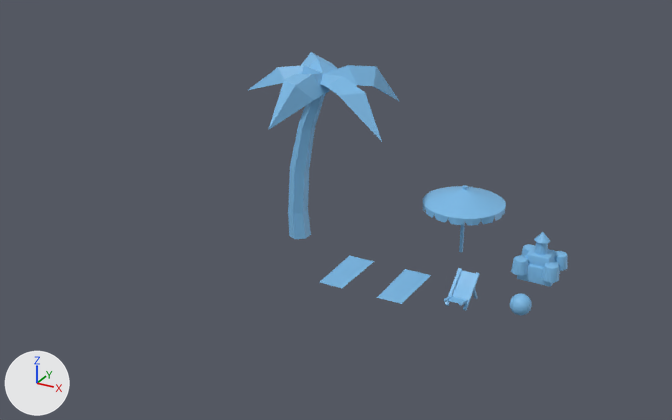
A saved change to the FBX model Assets/Art/Environment/Props.fbx.
Camera for both pictures: a 50 mm camera at (24.5, -40.4, 22.2) aimed at (2.7, -0.7, 2.3). The axes (+X, +Y, +Z) are drawn at lower left. The lights are the same throughout. Where no turn or scale is listed for an object, it has been applied to the vertices.

Names of what the first picture shows: 'Chair', 'Sandcastle', 'Towel01', 'Towel02', 'Tree', 'Umbrella'.
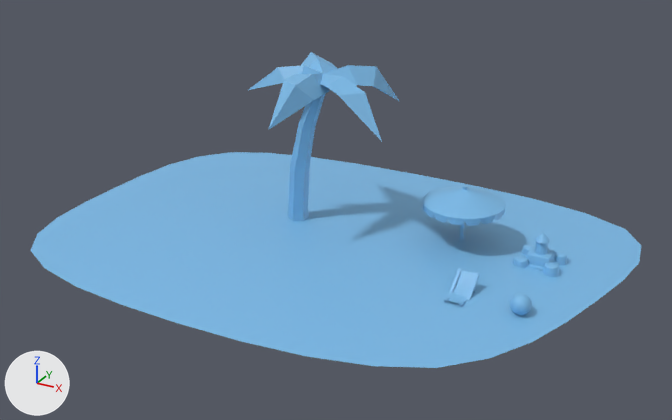
Pixel boxes (x1, y1, x2, y2) of what changed, in the pictures (672 x 420 px):
'Sand', added (blue)
    after: (31, 152, 641, 368)

The change, as a list of edits to the scene's bpy script:
```text
Add me_mesh:
    me_mesh.from_pydata(...)  # 81 vertices, 64 faces; spans x -13.6..17.4, y -11.2..11.4, z 0.0..1.0
    me_mesh.materials.append(mat_master)  # blue #7abae7
Add ob_sand:
    ob_sand = bpy.data.objects.new('Sand', me_mesh)
    ob_sand.location = (0.0, 0.0, 0.0)
```
